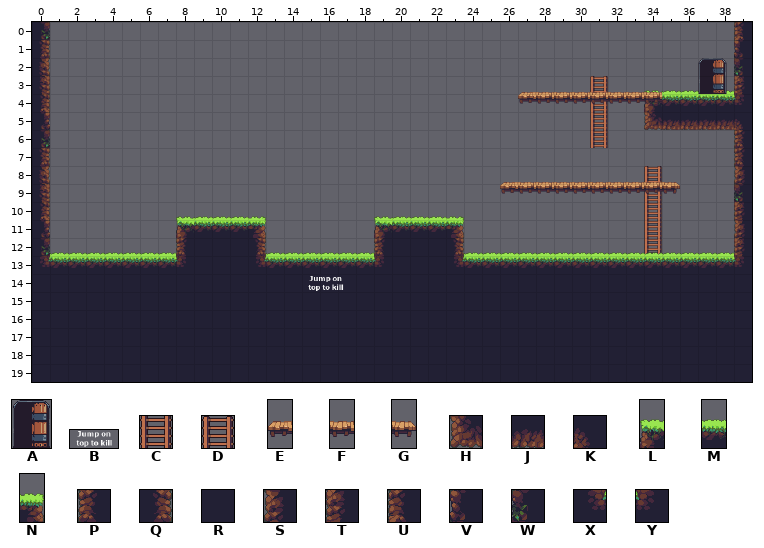
An edit to a level. Tiled map, Resources/levels/level1.tmx. The picture above is the old version.
Cells are 32x32 px. Shown: x 0..39, y 0..19.
Key: from "door": A 2 "door2"; from "help_texts": B 4 "stomp_help"; from "ladder": C 1 "2", D 2 "3"; from "oneway": E 0, F 1, G 2; from "tile_jungle_bottom_brown": H 0, J 1, K 10; from "tile_jungle_ground_brown": L 0, M 1, N 2; from "tile_jungle_wall_brown": P 0, Q 1, R 2, S 4, T 8, U 12, V 16, W 20, X 36, Y 37.
_ is an empty cell.
Layer "ground" before, first column x 23:
 0 ________________U
 1 ________________V
 2 ________________W
 3 ________D_______T
 4 ________C__LMMMMY
 5 ________C__HJJJJK
 6 ________C_______P
 7 ________________P
 8 ___________D____S
 9 ___________C____W
10 ___________C____T
11 N__________C____S
12 Q__________C____T
13 XMMMMMMMMMMMMMMMY
14 RRRRRRRRRRRRRRRRR
15 RRRRRRRRRRRRRRRRR
16 RRRRRRRRRRRRRRRRR
17 RRRRRRRRRRRRRRRRR
18 RRRRRRRRRRRRRRRRR
19 RRRRRRRRRRRRRRRRR
Layer "decorations" before, first column x 13:
 0 ___________________________
 1 ___________________________
 2 ___________________________
 3 ________________________A__
 4 ______________EFFFFFFF_____
 5 ___________________________
 6 ___________________________
 7 ___________________________
 8 ___________________________
 9 _____________EFFFFFFFFG____
10 ___________________________
11 ___________________________
12 ___________________________
13 ___________________________
14 __B________________________
15 ___________________________
16 ___________________________
17 ___________________________
18 ___________________________
New version:
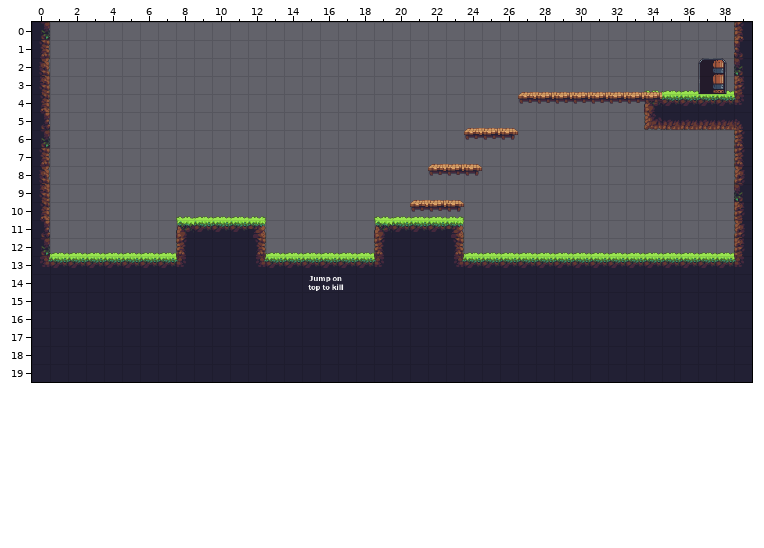
Changes in this commit:
Layer "ground":
y 3: x 31 D -> _
y 4..6: x 31 C -> _
y 8: x 34 D -> _
y 9..12: x 34 C -> _
Layer "decorations":
y 6: x 24..26 ___ -> EFG
y 8: x 22..24 ___ -> EFG
y 9: x 26..35 EFFFFFFFFG -> __________
y 10: x 21..23 ___ -> EFG
Where, in picture pixels (left, top, right, bottom), the same in both pictures:
changed: (410, 76, 680, 254)
